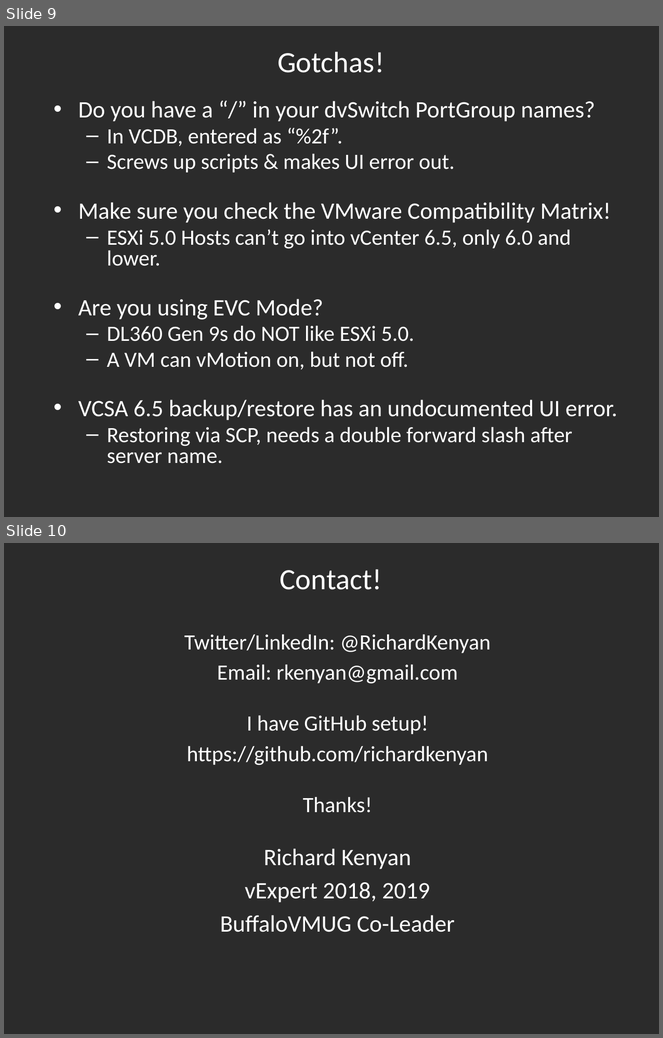
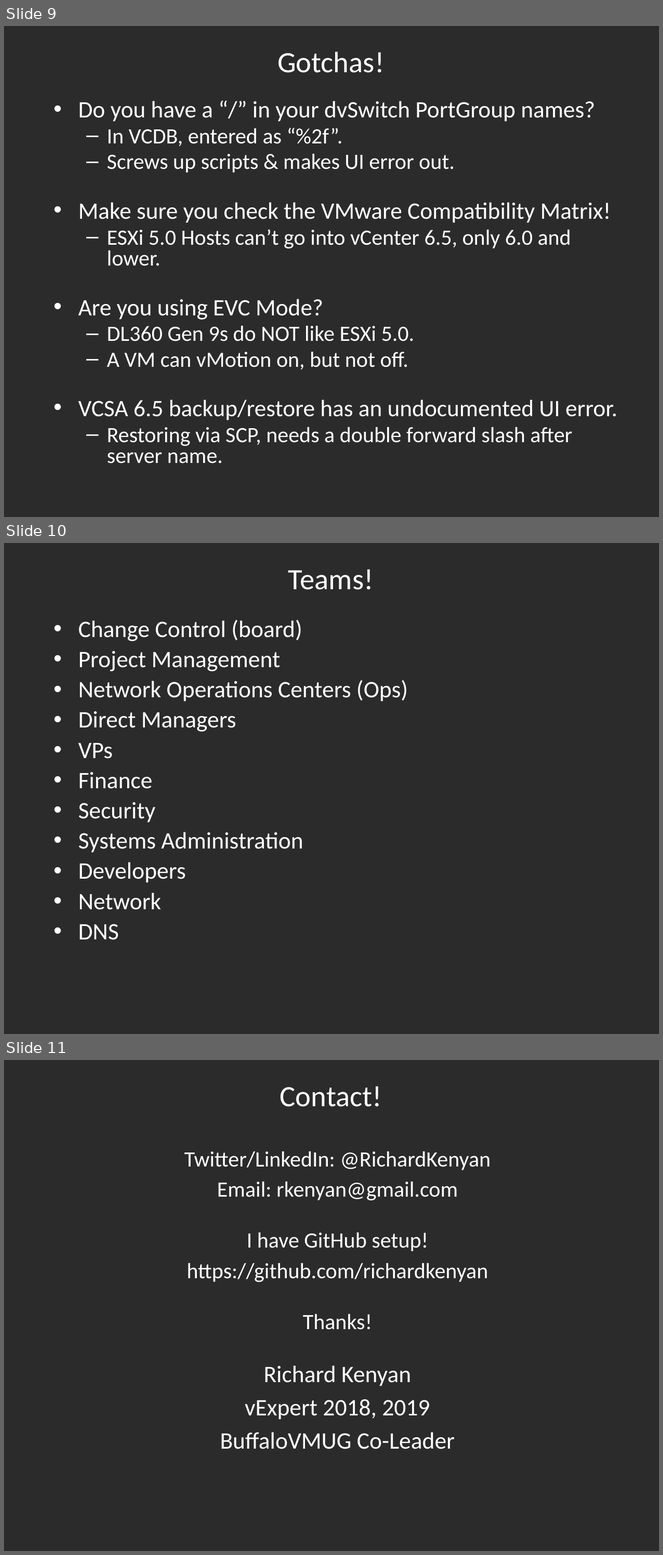
Before and after one commit to richardkenyan/PhillyVMUGUserCon2019, a slide deck: 2019-06-06 - vmug presentation - vsphere 65-7 migration progress - Philadelphia VMUG - anonymized.pptx. Shown one above the other, each under a label of ours: slides 9 and 10 before the commit, slides 9, 10 and 11 after it. The pictures are 663x1038 and 663x1555 pixels, drawn with LibreOffice and Linux fonts; fonts in the diff are those of the drawing; background and template pictures are left out; a plain dark background stands for a picture behind light text. Boxes give left, top, right and bottom in pixels: in the first picture for what was removed or moved away, otherwise in the second. Text is boxed around its words. In the diff, an @@ line names an element or a change of style, - is before the commit and + after.

Commit message:
Add updated powerpoint
new slide - teams

```diff
--- a/2019-06-06 - vmug presentation - vsphere 65-7 migration progress - Philadelphia VMUG - anonymized.pptx
+++ b/2019-06-06 - vmug presentation - vsphere 65-7 migration progress - Philadelphia VMUG - anonymized.pptx
@@ slide 10 added at [4, 543, 659, 1034], background picture (left out) @@
@@ title added at [288, 569, 374, 590], 32.4 pt, text #FFFFFF @@
+Teams!
@@ text added at [78, 620, 408, 940], 26 pt, text #FFFFFF @@
+• Change Control (board)
+• Project Management
+• Network Operations Centers (Ops)
+• Direct Managers
+• VPs
+• Finance
+• Security
+• Systems Administration
+• Developers
+• Network
+• DNS
@@ what was slide 10 is now slide 11 @@
```
